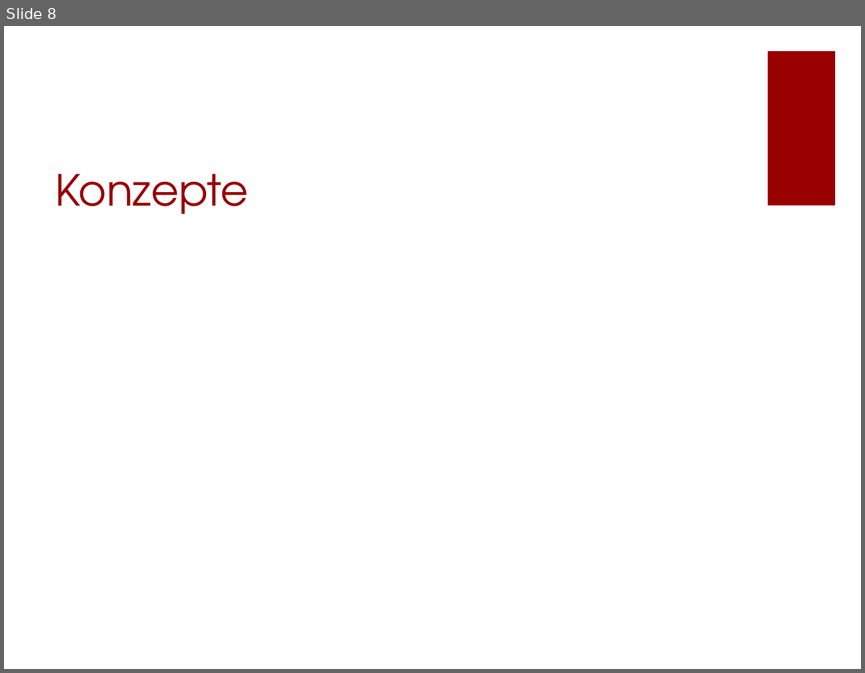
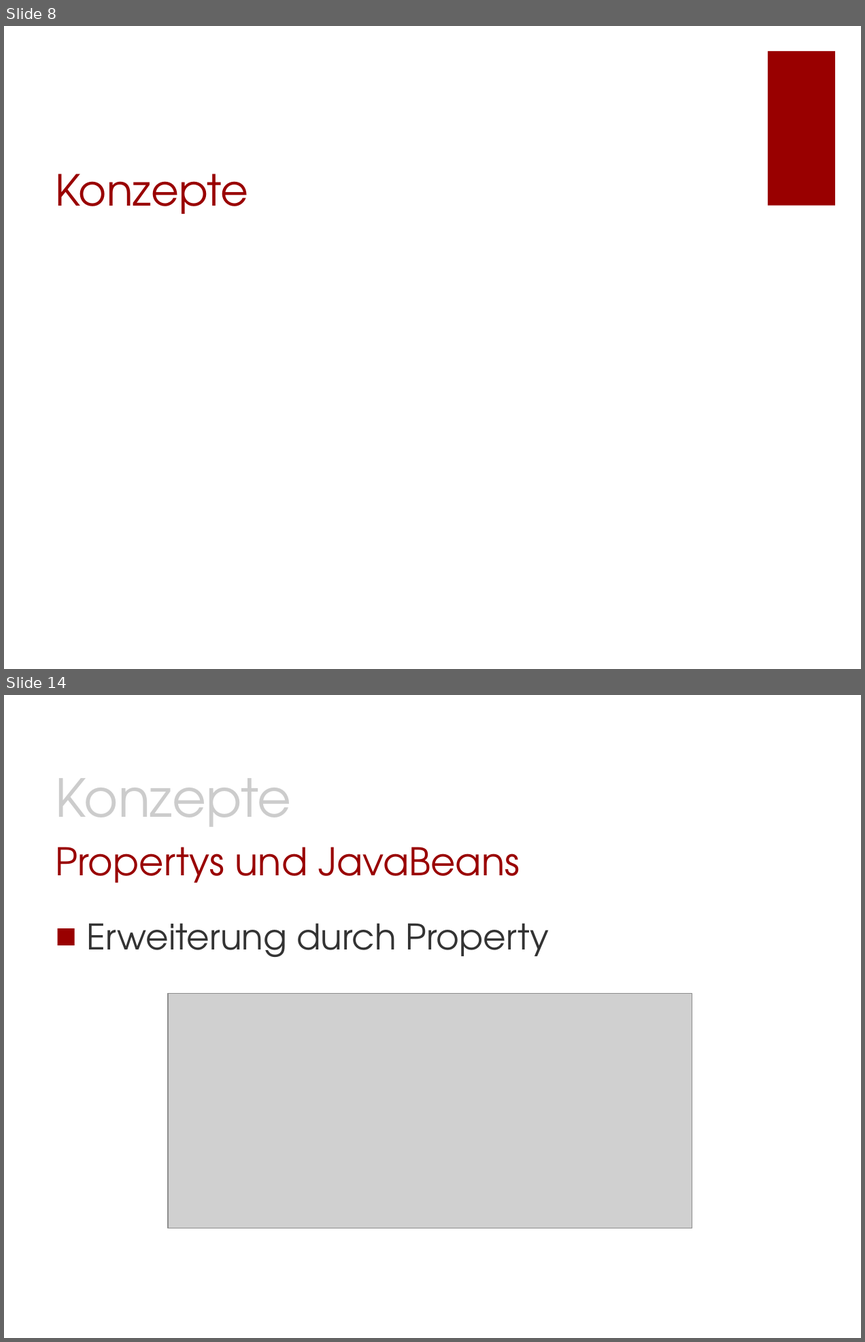
Before and after one commit to Morkunas/jfxusergroup, a slide deck: JavaFX-UserGroup.pptx. Shown one above the other, each under a label of ours: slide 8 before the commit, slides 8 and 14 after it; the slides between them are not shown. The pictures are 865x673 and 865x1342 pixels, drawn with LibreOffice and Linux fonts; fonts in the diff are those of the drawing; grey boxes stand for pictures; background and template pictures are left out. Boxes give left, top, right and bottom in pixels: in the first picture for what was removed or moved away, otherwise in the second. Text is boxed around its words. In the diff, an @@ line names an element or a change of style, - is before the commit and + after.

```diff
--- a/JavaFX-UserGroup.pptx
+++ b/JavaFX-UserGroup.pptx
@@ slide 14 added at (x1=4, y1=695, x2=861, y2=1338), background #FFFFFF @@
@@ text added at (x1=56, y1=778, x2=292, y2=826), 44 pt, text #CCCCCC @@
+Konzepte
@@ title added at (x1=56, y1=847, x2=519, y2=883), 32 pt, text #990000 @@
+Propertys und JavaBeans
@@ text added at (x1=86, y1=923, x2=549, y2=957), 29.6 pt, text #333333 @@
+■ Erweiterung durch Property
@@ picture added at (x1=168, y1=993, x2=691, y2=1228) @@
```
Also in this commit, not shown: 11 slides changed, 5 other slides added, 2 slides removed.
